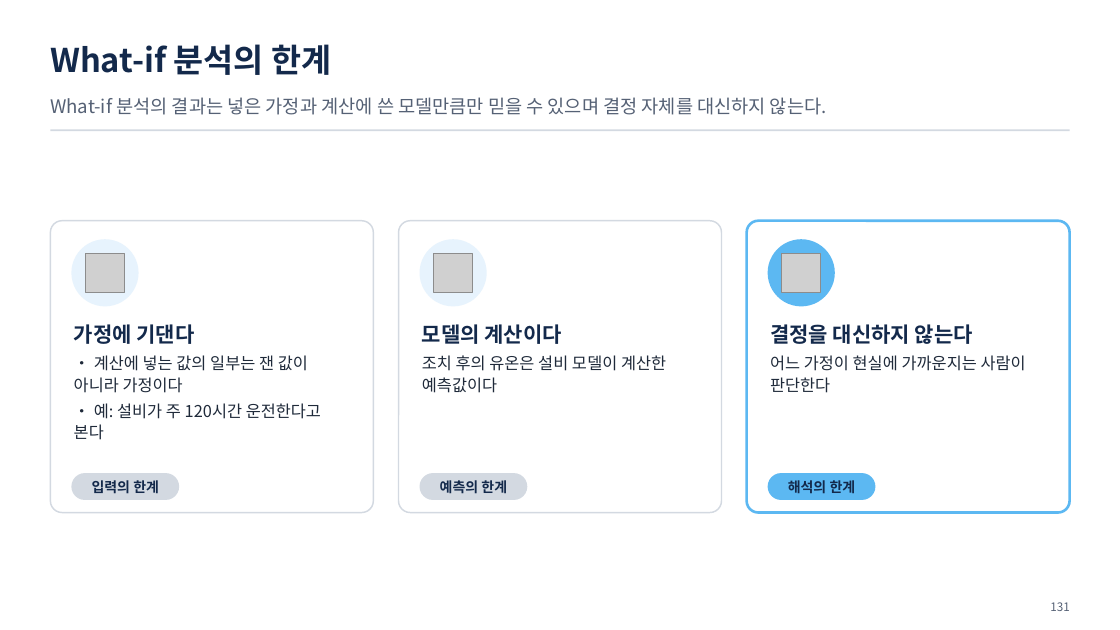
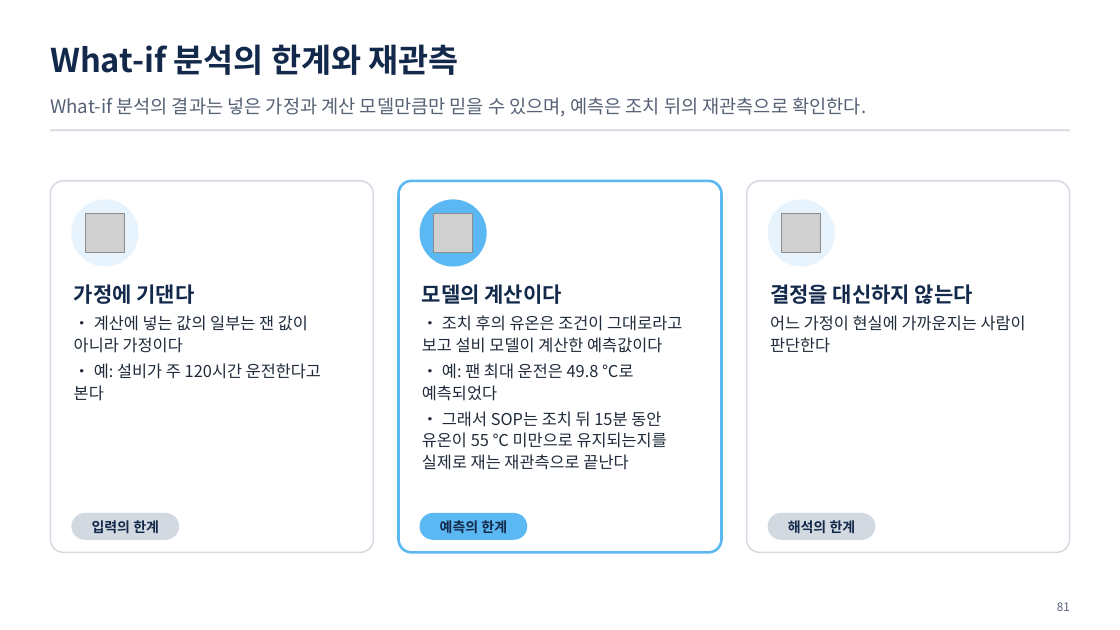
Before and after one commit to uengine-oss/hyd-iot-edu, a slide deck: slide 81 of docs/교재/통합반/03일차/통합반_03일차.pptx (slide 131 before the commit). Drawn at 1120x630 pixels with LibreOffice and Linux fonts; fonts in the diff are those of the drawing; grey boxes stand for pictures. Boxes give left, top, right and bottom in pixels: in the first picture for what was removed or moved away, otherwise in the second. Text is boxed around its words. In the diff, an @@ line names an element or a change of style, - is before the commit and + after.

```diff
--- a/docs/교재/통합반/03일차/통합반_03일차.pptx
+++ b/docs/교재/통합반/03일차/통합반_03일차.pptx
@@ text at box(50, 44, 458, 75): text changed @@
-What-if 분석의 한계
+What-if 분석의 한계와 재관측
@@ text at box(50, 97, 866, 117): text changed @@
-What-if 분석의 결과는 넣은 가정과 계산에 쓴 모델만큼만 믿을 수 있으며 결정 자체를 대신하지 않는다.
+What-if 분석의 결과는 넣은 가정과 계산 모델만큼만 믿을 수 있으며, 예측은 조치 뒤의 재관측으로 확인한다.
@@ rounded rectangle: place and size @@
-rounded rectangle at box(50, 221, 373, 513)
+rounded rectangle at box(50, 181, 373, 552)
@@ rounded rectangle: place and size @@
-rounded rectangle at box(398, 221, 721, 513)
+rounded rectangle at box(398, 181, 721, 552)
@@ rounded rectangle at box(398, 181, 721, 552): outline #D3D9E1 1.25 pt to #5CB8F2 2.25 pt @@
@@ ellipse at box(419, 199, 486, 266): fill #E7F3FD to #5CB8F2 @@
@@ rounded rectangle: place and size @@
-rounded rectangle at box(747, 221, 1070, 513)
+rounded rectangle at box(747, 181, 1070, 552)
@@ rounded rectangle at box(747, 181, 1070, 552): outline #5CB8F2 2.25 pt to #D3D9E1 1.25 pt @@
@@ 3 pictures, 3 ellipses: place and size @@
-3 pictures, 3 ellipses at box(71, 239, 835, 307)
+3 pictures, 3 ellipses at box(71, 199, 835, 266)
@@ ellipse at box(768, 199, 835, 266): fill #5CB8F2 to #E7F3FD @@
@@ text "가정에 기댄다": place and size @@
-text "가정에 기댄다" at box(74, 324, 321, 440)
+text "가정에 기댄다" at box(74, 284, 321, 401)
@@ text "모델의 계산이다": place and size @@
-text "모델의 계산이다" at box(422, 324, 666, 393)
+text "모델의 계산이다" at box(422, 284, 682, 470)
@@ text "결정을 대신하지 않는다": place and size @@
-text "결정을 대신하지 않는다" at box(770, 324, 1026, 393)
+text "결정을 대신하지 않는다" at box(770, 284, 1026, 353)
@@ text at box(422, 315, 682, 470): text changed @@
-조치 후의 유온은 설비 모델이 계산한 예측값이다
+• 조치 후의 유온은 조건이 그대로라고 보고 설비 모델이 계산한 예측값이다
+• 예: 팬 최대 운전은 49.8 ℃로 예측되었다
+• 그래서 SOP는 조치 뒤 15분 동안 유온이 55 ℃ 미만으로 유지되는지를 실제로 재는 재관측으로 끝난다
@@ rounded rectangle at box(419, 513, 527, 540): fill #D3D9E1 to #5CB8F2 @@
@@ 3 texts, 3 rounded rectangles: place and size @@
-3 texts, 3 rounded rectangles at box(71, 473, 875, 500)
+3 texts, 3 rounded rectangles at box(71, 513, 875, 540)
@@ rounded rectangle at box(768, 513, 875, 540): fill #5CB8F2 to #D3D9E1 @@
@@ text at box(1057, 602, 1070, 611): text changed @@
-131
+81
```
Also in this commit, not shown: 80 other slides changed, 2 slides added, 53 slides removed, 12 other files.
